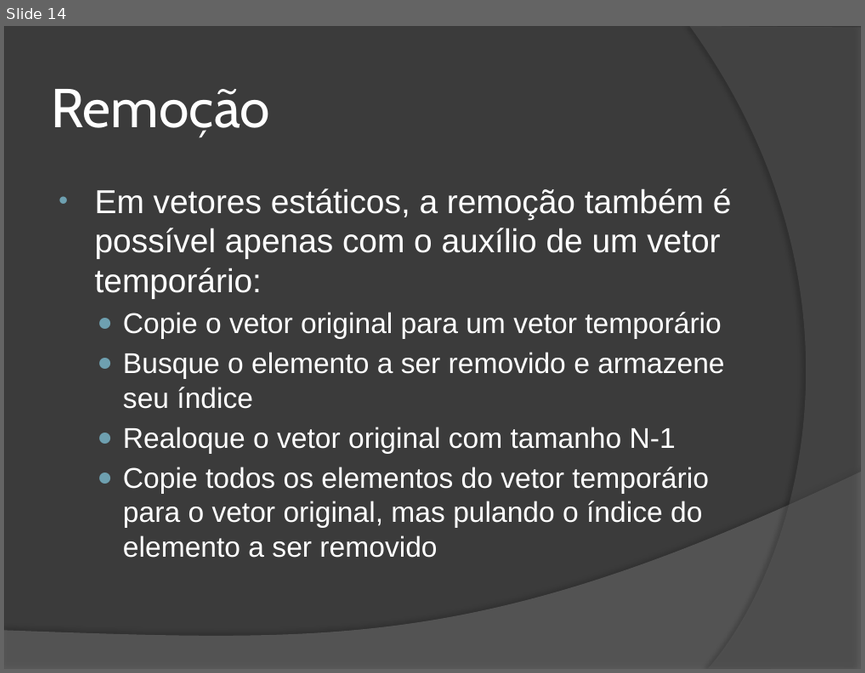
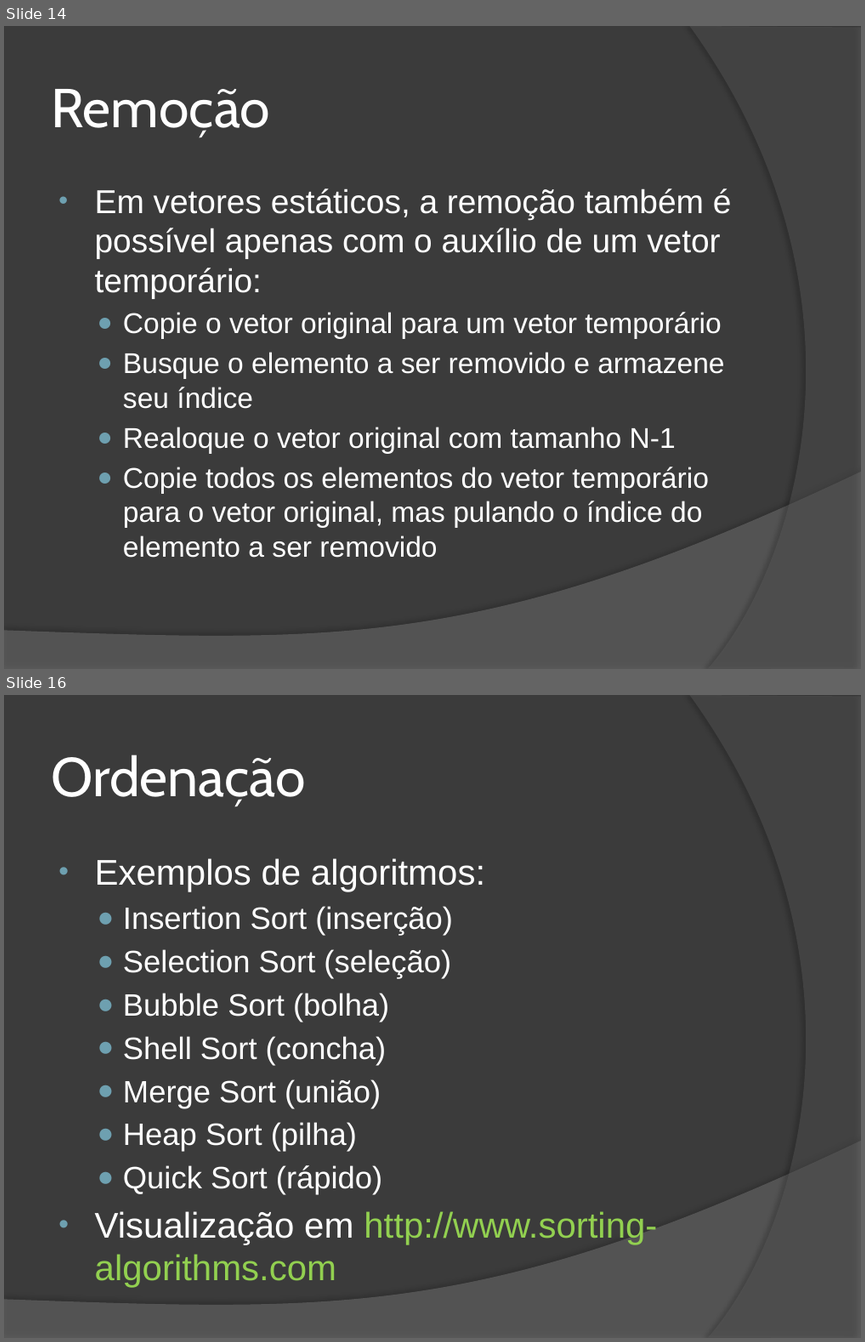
Before and after one commit to wind39/wind39.github.io, a slide deck: curso/modulo1capitulo5.pptx. Shown one above the other, each under a label of ours: slide 14 before the commit, slides 14 and 16 after it; the slides between them are not shown. The pictures are 865x673 and 865x1342 pixels, drawn with LibreOffice and Linux fonts; fonts in the diff are those of the drawing. Boxes give left, top, right and bottom in pixels: in the first picture for what was removed or moved away, otherwise in the second. Text is boxed around its words. In the diff, an @@ line names an element or a change of style, - is before the commit and + after.

```diff
--- a/curso/modulo1capitulo5.pptx
+++ b/curso/modulo1capitulo5.pptx
@@ slide 16 added at box(4, 695, 861, 1338), background #3B3B3B; not listed: 2 template elements that a slide beside it also shows @@
@@ title added at box(51, 755, 306, 807), 46 pt, text #FFFFFF @@
+Ordenação
@@ text added at box(95, 858, 657, 1287), 26 pt, text #FFFFFF @@
+• Exemplos de algoritmos:
+  ● Insertion Sort (inserção)
+  ● Selection Sort (seleção)
+  ● Bubble Sort (bolha)
+  ● Shell Sort (concha)
+  ● Merge Sort (união)
+  ● Heap Sort (pilha)
+  ● Quick Sort (rápido)
+• Visualização em http://www.sorting-algorithms.com
```
Also in this commit, not shown: 1 slide changed, 9 other slides added, 3 other files.
